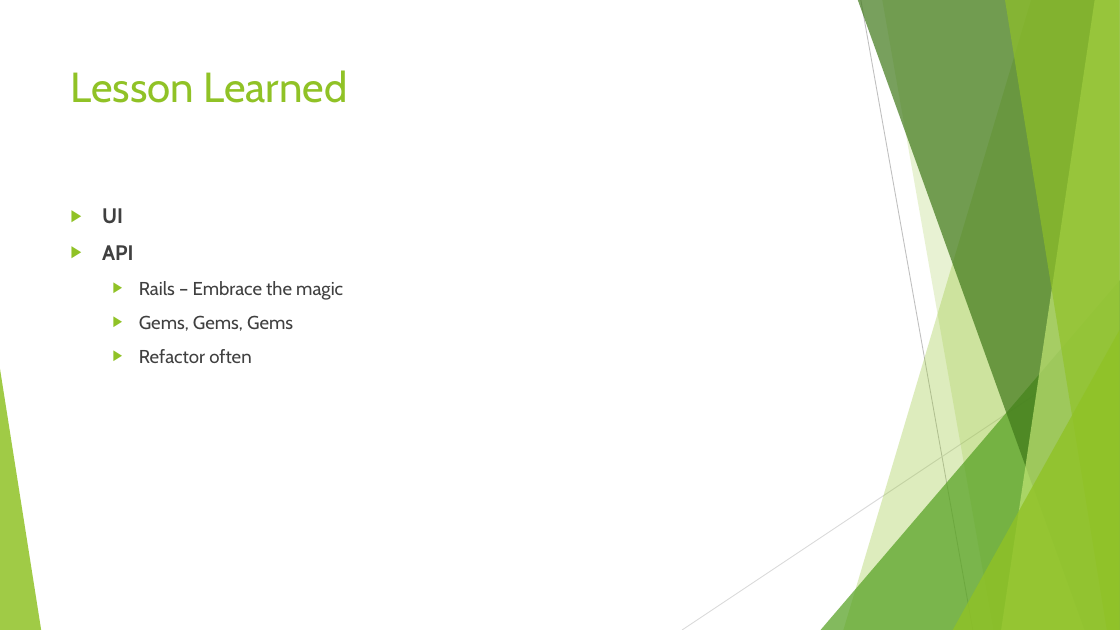
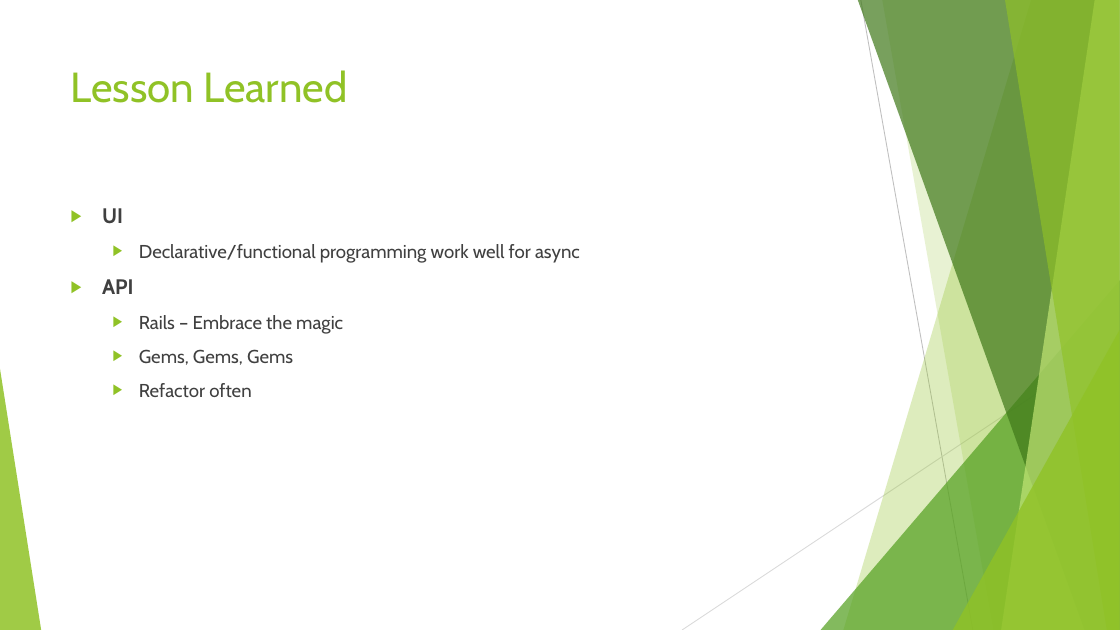
Before and after one commit to mattmccutchen/EventHawk, a slide deck: slide 6 of Homeworks/Event Hawk Final.pptx. Drawn at 1120x630 pixels with LibreOffice and Linux fonts; fonts in the diff are those of the drawing. Boxes give left, top, right and bottom in pixels: in the first picture for what was removed or moved away, otherwise in the second. Text is boxed around its words. In the diff, an @@ line names an element or a change of style, - is before the commit and + after.

```diff
--- a/Homeworks/Event Hawk Final.pptx
+++ b/Homeworks/Event Hawk Final.pptx
@@ text at <box>139,244,580,263</box>: paragraph added @@
+  ▶ Declarative/functional programming work well for async
```
Also in this commit, not shown: 1 other slide changed.
